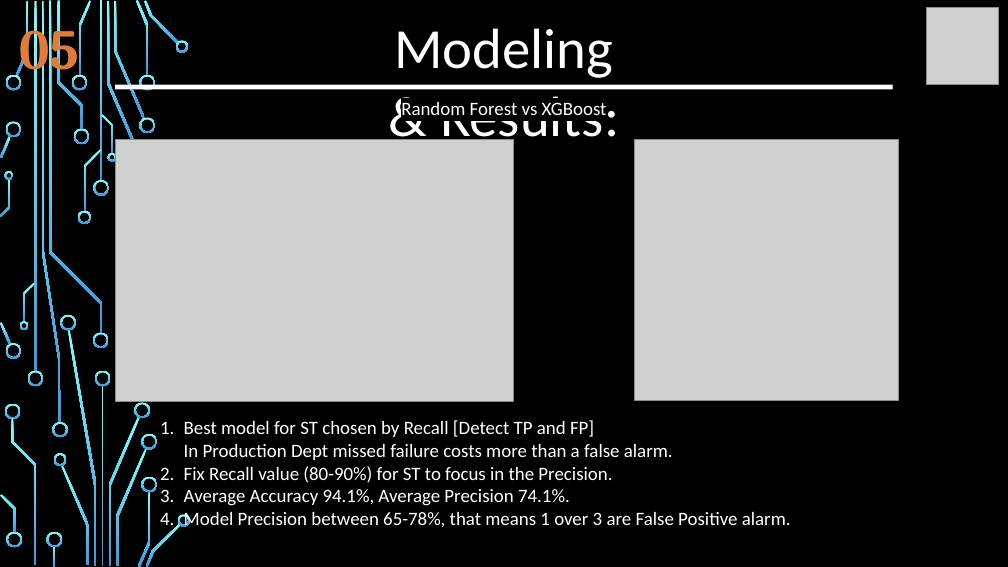
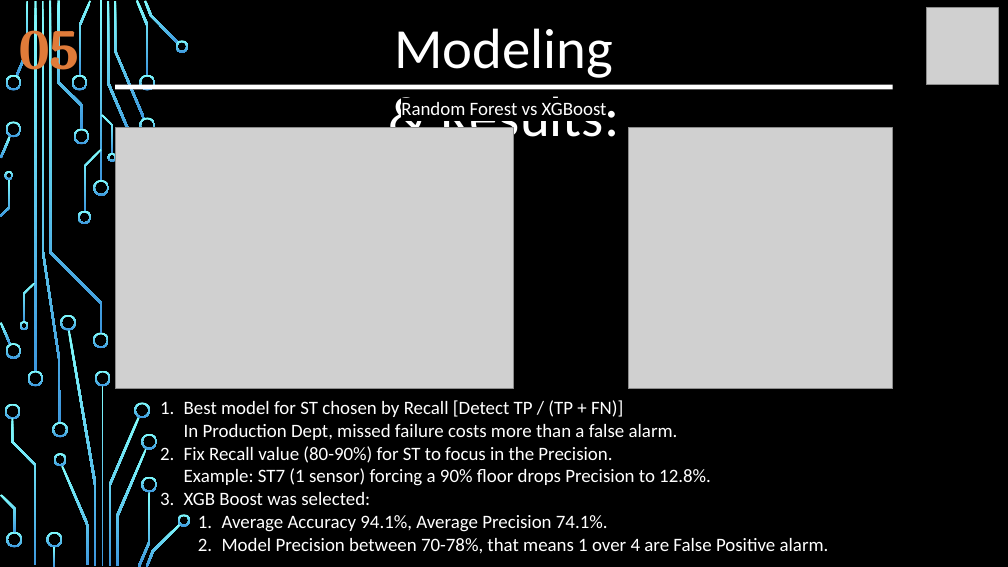
Before and after one commit to auli13/project-ds-end-to-end-v2, a slide deck: slide 10 of FPM.pptx. Drawn at 1008x567 pixels with LibreOffice and Linux fonts; fonts in the diff are those of the drawing; grey boxes stand for pictures; background and template pictures are left out. Boxes give left, top, right and bottom in pixels: in the first picture for what was removed or moved away, otherwise in the second. Text is boxed around its words. In the diff, an @@ line names an element or a change of style, - is before the commit and + after.

```diff
--- a/FPM.pptx
+++ b/FPM.pptx
@@ picture: place and size @@
-picture at (115,140,513,402)
+picture at (115,127,513,389)
@@ picture: place and size @@
-picture at (634,140,899,401)
+picture at (628,128,893,389)
@@ text "Best model for ST chosen ...": place and size @@
-text "Best model for ST chosen ..." at (184,420,791,528)
+text "Best model for ST chosen ..." at (184,400,829,554)
@@ text at (184,400,711,505): text changed @@
-1. Best model for ST chosen by Recall [Detect TP and FP]
-   In Production Dept missed failure costs more than a false alarm.
-2. Fix Recall value (80-90%) for ST to focus in the Precision.
+1. Best model for ST chosen by Recall [Detect TP / (TP + FN)]
+   In Production Dept, missed failure costs more than a false alarm.
+2. Fix Recall value (80-90%) for ST to focus in the Precision.
+   Example: ST7 (1 sensor) forcing a 90% floor drops Precision to 12.8%.
+3. XGB Boost was selected:
@@ text at (222,538,829,554): text changed @@
-4. Model Precision between 65-78%, that means 1 over 3 are False Positive alarm.
+  2. Model Precision between 70-78%, that means 1 over 4 are False Positive alarm.
@@ text at (222,515,608,532): list level 1 to 2 in "Average Accuracy 94.1%, Average Precision ..." @@
```
Also in this commit, not shown: 8 other slides changed, 3 slides added, 2 slides removed, 3 other files.
